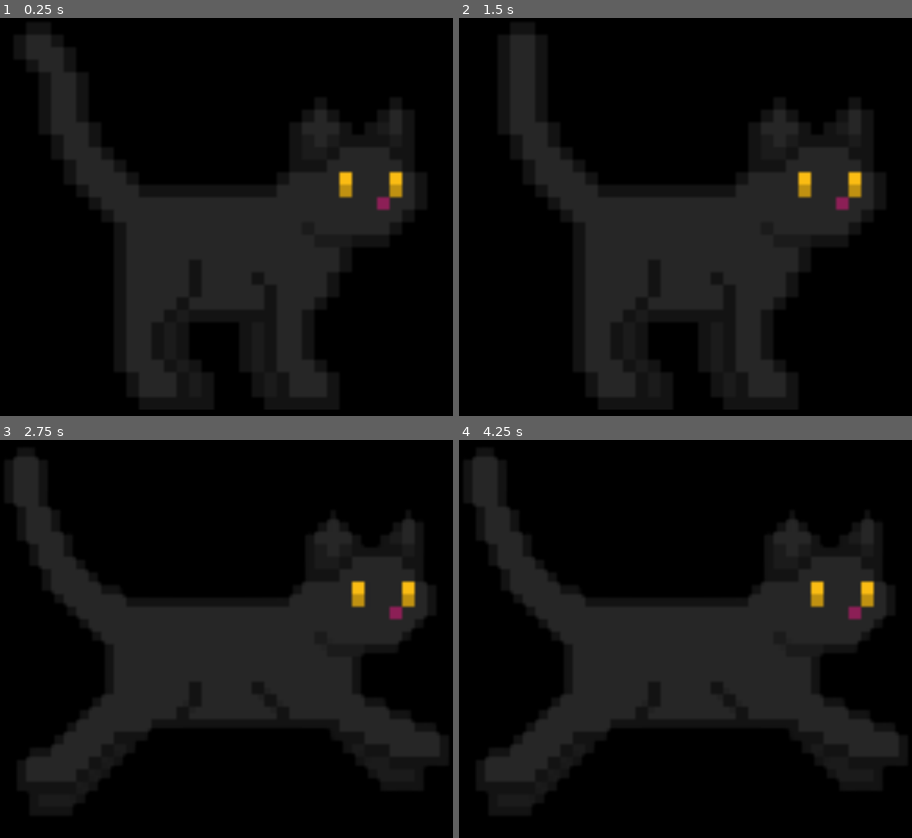
Above: before the commit, frames 1-4 (two rows, left to right).
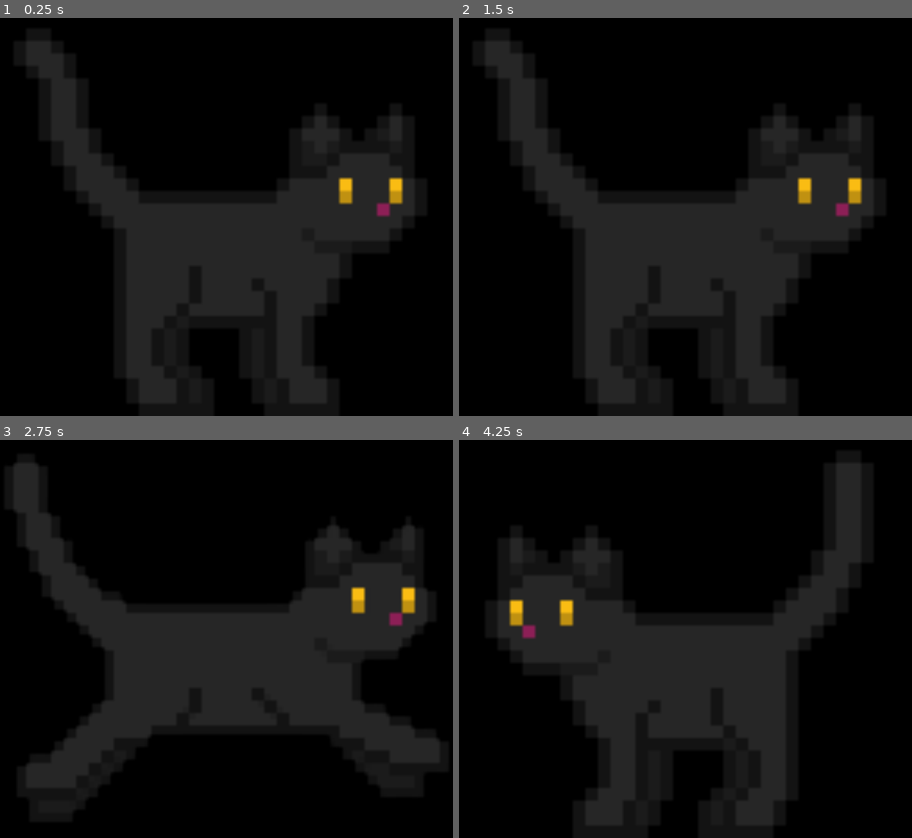
Above: after the commit, the same moments.

Repository: awesomesauce4646/virtual-pet
Game: Godot game, scene res://pet.tscn
The game is run twice, just before and just after one commit, with the same random seed, the same clock (stepped at 60 frames per second) and the same inputs.
Inputs (mouse positions are in pixels of both pictures, inside the frame that each line leads up to):
- Up to frame 1 (0.25 s): no input
- Up to frame 2 (1.5 s): tap Enter at 0.5 s; drag from (667, 213) to (721, 77) at 0.52 s; drag from (572, 205) to (649, 276) at 1.27 s
- Up to frame 3 (2.75 s): move the mouse to (262, 499) at 2.02 s; hold Right from 2.03 s (still down); tap Alt at 2.1 s; click (262, 499) at 2.17 s
- Up to frame 4 (4.25 s): release Right at 2.75 s; drag from (649, 698) to (526, 531) at 2.77 s; move the mouse to (816, 674) at 3.52 s; hold Left from 3.53 s (still down); tap Alt at 3.6 s; click (816, 674) at 3.67 s

The runs differ from the first frame. In frame 1, 0.5% of the frame differs, in the area x 74-90%, y 38-50%; in frame 2, 0.9%; in frame 3, 0.8%; in frame 4, 19%, in the area x 2-98%, y 3-97%.

Commit message:
fall onto taskbar

Diff:
--- a/virtual-pet/pet.gd
+++ b/virtual-pet/pet.gd
@@ -10,6 +10,9 @@
 
 var is_dragging = false
 var drag_offset = Vector2()
+
+var usable = DisplayServer.screen_get_usable_rect()
+var taskbar_y = usable.end.y
 
 @onready var animated_sprite = $AnimatedSprite2D
 @onready var area = $Area2D
@@ -26,26 +29,33 @@
 		DisplayServer.window_set_position(Vector2i(new_win_pos))
 		return
 
+	var window_position = Vector2(DisplayServer.window_get_position())
+	var ground_y = taskbar_y - window_size.y
+
 	if is_idling:
 		idle_timer -= delta
 		if idle_timer <= 0:
 			is_idling = false
 			speed = 300
 			animated_sprite.play("Run")
-		return
-	var window_position = Vector2(DisplayServer.window_get_position())
-	window_position += direction * speed * delta
-	print(window_position)
-	window_position.x = clamp(window_position.x, 0, screen_size.x - window_size.x)
-	window_position.y = clamp(window_position.y, 0, screen_size.y - window_size.y)
+
+	if window_position.y < ground_y:
+		animated_sprite.play("Idle")
+		window_position.y += 600 * delta
+		if window_position.y > ground_y:
+			window_position.y = ground_y
+	else:
+		window_position.y = ground_y
+		if not is_idling:
+			animated_sprite.play("Run")
+			window_position.x += direction.x * speed * delta
+			window_position.x = clamp(window_position.x, 0, screen_size.x - window_size.x)
+			if window_position.x <= 0 or window_position.x >= screen_size.x - window_size.x:
+				direction.x *= -1
+				animated_sprite.flip_h = !animated_sprite.flip_h
+				maybe_idle()
+
 	DisplayServer.window_set_position(Vector2i(window_position))
-	if window_position.x <= 0 or window_position.x >= screen_size.x - window_size.x:
-		direction.x *= -1
-		animated_sprite.flip_h = !animated_sprite.flip_h
-		maybe_idle()
-	if window_position.y <= 0 or window_position.y >= screen_size.y - window_size.y:
-		direction.y *= -1
-		maybe_idle()
 
 func maybe_idle():
 	if randf() < 0.3:
@@ -66,10 +76,10 @@
 	if event is InputEventMouseButton and event.button_index == MOUSE_BUTTON_LEFT:
 		if event.pressed:
 			is_dragging = true
-			animated_sprite.play("Idle")
+			if not is_idling:
+				animated_sprite.play("Idle")
 			var mouse_pos = Vector2(DisplayServer.mouse_get_position())
 			var win_pos = Vector2(DisplayServer.window_get_position())
 			drag_offset = mouse_pos - win_pos
 		else:
 			is_dragging = false
-			animated_sprite.play("Run")
--- a/virtual-pet/pet.tscn
+++ b/virtual-pet/pet.tscn
@@ -205,10 +205,11 @@
 script = ExtResource("1_s0gbd")
 
 [node name="AnimatedSprite2D" type="AnimatedSprite2D" parent="." unique_id=789550521]
-position = Vector2(82, 52)
+position = Vector2(82, 54)
 sprite_frames = SubResource("SpriteFrames_0af3v")
-animation = &"Sit"
-frame_progress = 0.4727561
+animation = &"Run"
+frame = 4
+frame_progress = 0.3074729
 
 [node name="Area2D" type="Area2D" parent="." unique_id=46219409]
 position = Vector2(-17, -49)
Not shown, added: virtual-pet/pet.tscn449598741.tmp
Not shown, added: virtual-pet/pet.tscn461632402.tmp
